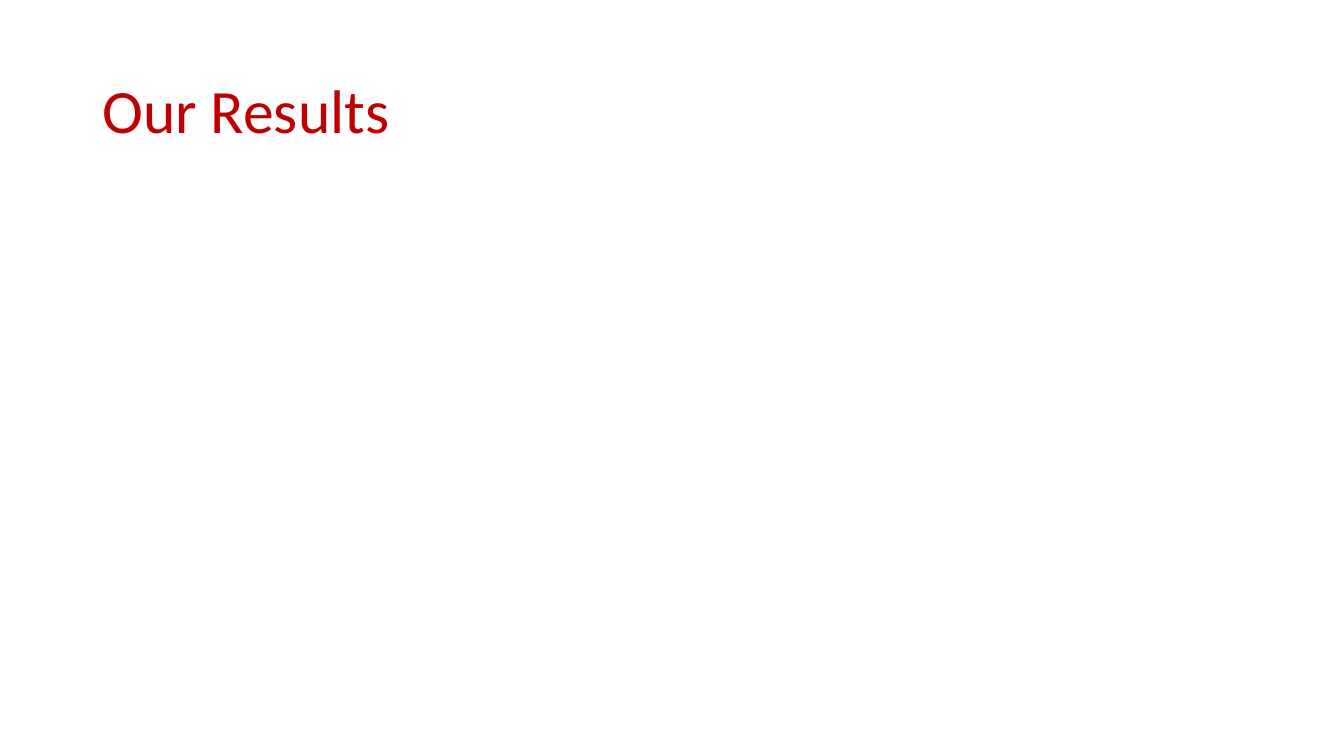
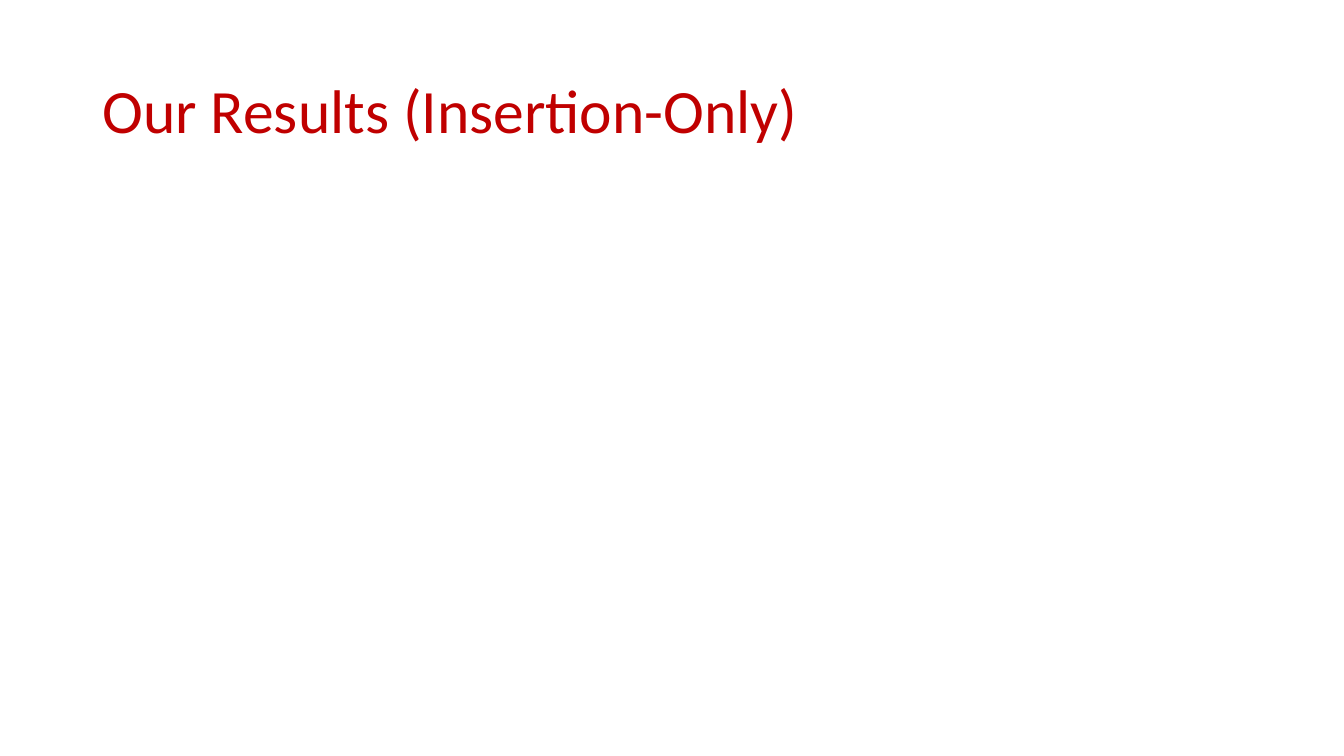
Before and after one commit to samsonzhou/samsonzhou.github.io, a slide deck: slide 17 of other-talks/FOCS 2023.pptx (slide 22 before the commit). Drawn at 1344x756 pixels with LibreOffice and Linux fonts; fonts in the diff are those of the drawing; grey boxes stand for pictures. Boxes give left, top, right and bottom in pixels: in the first picture for what was removed or moved away, otherwise in the second. Text is boxed around its words. In the diff, an @@ line names an element or a change of style, - is before the commit and + after.

```diff
--- a/other-talks/FOCS 2023.pptx
+++ b/other-talks/FOCS 2023.pptx
@@ title at <box>102,88,797,143</box>: text changed @@
-Our Results
+Our Results (Insertion-Only)
```
Also in this commit, not shown: 7 other slides changed, 36 slides added, 1 slide removed, 1 other file.
